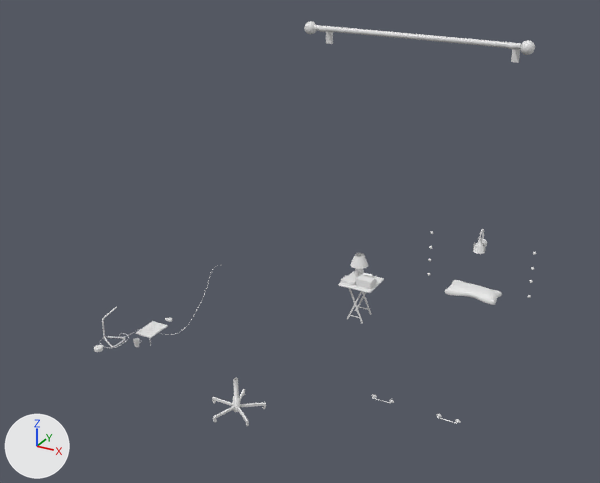
What one commit did to the glTF model public/Small/SmallModel.glb.
Both versions are drawn from a 50 mm lens placed at (2.95, -5.66, 4.23), pointed at (-0.09, -0.14, 1.47). Lighting does not change. The marker at lower left points along +X, +Y and +Z. Materials are left out; every surface is plain grey. Vertices at the same position are counted once.

Before the edit, the objects in view are built like this:
```python
me_cube_142 = bpy.data.meshes.new('Cube.142')
me_cube_142.from_pydata(...)  # 25523 vertices, 47214 faces; spans x -1.51..1.75, y -2.36..0.56, z -0.45..2.42
ob_smallbaked = bpy.data.objects.new('SmallBaked', me_cube_142)
ob_smallbaked.location = (-0.242, 1.187, 0.528)
```
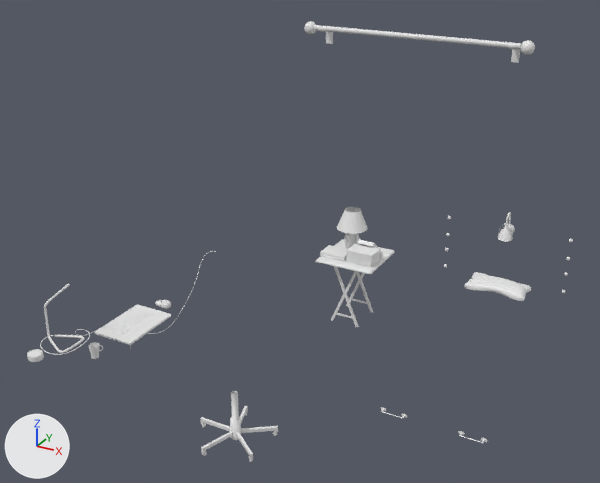
Patch to the scene script:
```diff
--- a/public/Small/SmallModel.glb.py
+++ b/public/Small/SmallModel.glb.py
@@ me_cube_142 @@
-me_cube_142.from_pydata(...)  # 25523 vertices, 47214 faces; spans x -1.51..1.75, y -2.36..0.56, z -0.45..2.42
+me_cube_142.from_pydata(...)  # 25481 vertices, 47124 faces; spans x -1.52..2.04, y -3.05..0.56, z -0.45..2.42
+# me_cube_142 part 1: the loose piece of 913 vertices spanning x -1.29..-1.21, y -2.36..-2.28, z 0.03..0.06 is scaled about its middle by 1.57, then moved by (-0.01, -0.66, 0.28)
+# me_cube_142 part 2: the loose piece of 1438 vertices spanning x 1.0..1.49, y -0.03..0.21, z 0.08..0.16 is scaled about its middle by 1.15, then moved by (0.21, 0.05, 0.09)
+# me_cube_142 part 3: the loose piece of 64 vertices spanning x 1.21..1.3, y 0.2..0.22, z 0.52..0.61 is moved by (0.21, 0.07, 0.16)
+# me_cube_142 part 4: the loose piece of 1296 vertices spanning x 1.24..1.26, y 0.12..0.22, z 0.61..0.73 is scaled about its middle by 1.15, then moved by (0.21, 0.07, 0.17)
+# me_cube_142 part 5: the loose piece of 220 vertices spanning x 1.19..1.31, y 0.07..0.18, z 0.52..0.65 is moved by (0.21, 0.06, 0.16)
+# me_cube_142 part 6: the loose piece of 34 vertices spanning x 1.2..1.3, y 0.11..0.14, z 0.53..0.65 is moved by (0.21, 0.06, 0.16)
+# me_cube_142 part 7: the loose piece of 720 vertices spanning x 0.85..1.06, y -1.37..-1.33, z -0.35..-0.32 is scaled about its middle by 1.15, then moved by (0.17, -0.17, 0.02)
+# me_cube_142 part 8: the loose piece of 720 vertices spanning x 1.43..1.64, y -1.37..-1.33, z -0.35..-0.32 is scaled about its middle by 1.15, then moved by (0.26, -0.17, 0.02)
+# me_cube_142 part 9: the loose piece of 8 vertices spanning x -0.08..0.08, y -0.06..0.06, z -0.03..-0.01 is scaled about its middle by 1.69, then moved by (-0.13, -0.07, 0.3)
+# me_cube_142 part 10: the loose piece of 8 vertices spanning x 0.09..0.25, y -0.06..0.06, z -0.01..0.01 is scaled about its middle by 1.69, then moved by (-0.01, -0.07, 0.27)
+# me_cube_142 part 11: the loose piece of 8 vertices spanning x 0.09..0.25, y -0.06..0.06, z 0.01..0.04 is scaled about its middle by 1.69, then moved by (-0.01, -0.07, 0.33)
+# me_cube_142 part 12: the loose piece of 8 vertices spanning x 0.09..0.25, y -0.06..0.06, z -0.03..-0.01 is scaled about its middle by 1.69, then moved by (-0.01, -0.07, 0.34)
+# me_cube_142 part 13: the loose piece of 8 vertices spanning x 0.11..0.21, y 0.04..0.16, z -0.04..0.07 is scaled about its middle by 1.69, then moved by (-0.01, 0.01, 0.32)
+# me_cube_142 part 14: the loose piece of 8 vertices spanning x 0.02..0.15, y -0.05..-0.04, z -0.4..-0.39 is scaled about its middle by 1.69, then moved by (-0.07, -0.1, 0.04)
+# me_cube_142 part 15: the loose piece of 8 vertices spanning x 0.02..0.15, y 0.16..0.17, z -0.4..-0.39 is scaled about its middle by 1.69, then moved by (-0.07, 0.05, 0.04)
+# me_cube_142 part 16: the loose piece of 572 vertices spanning x -0.08..0.27, y -0.12..0.24, z -0.05..-0.04 is scaled about its middle by 1.69, then moved by (-0.06, -0.02, 0.28)
+# me_cube_142 part 17: the loose piece of 348 vertices spanning x -1.5..-1.27, y -1.37..-0.39, z -0.41..0.02 is rebuilt with 327 vertices and now spans x -1.52..-1.35, y -1.5..-0.4, z -0.34..0.17
+# me_cube_142 part 18: 119 loose pieces with 17794 vertices, spanning x -1.51..0.21, y -2.26..0.25, z -0.45..0.32, are deleted
+# me_cube_142 part 19: 11748 vertices added at x -1.52..-0.76, y -2.89..-1.48, z -0.35..0.76
+# me_cube_142 part 20: 32 vertices removed from x -0.1..0.08, y -2.09..-1.78, z -0.42..-0.39; 5857 vertices added at x -0.26..0.35, y -2.58..-1.93, z -0.45..-0.01
+# me_cube_142 part 21: 200 vertices added at x -0.24..0.23, y -0.16..0.35, z -0.45..0.66
```

Pixel boxes (x1, y1, x2, y2) of what changed, in the pictures (600 x 483 px; the box of a moved part takes in the faces that stretch with it):
'SmallBaked', reshaped (23% wider, 9% taller): before (94, 21, 536, 426); after (27, 21, 573, 462)
part 1 of me_cube_142, moved or reshaped: before (94, 345, 103, 352); after (27, 349, 44, 362)
part 2 of me_cube_142, moved or reshaped: before (445, 280, 502, 305); after (465, 272, 531, 301)
part 3 of me_cube_142, moved or reshaped: before (482, 239, 487, 246); after (503, 224, 515, 233)
part 4 of me_cube_142, moved or reshaped: before (480, 229, 484, 239); after (506, 212, 511, 224)
part 5 of me_cube_142, moved or reshaped: before (473, 239, 485, 254); after (498, 224, 512, 242)
part 6 of me_cube_142, moved or reshaped: before (473, 238, 486, 252); after (498, 223, 513, 237)
part 7 of me_cube_142, moved or reshaped: before (372, 394, 394, 404); after (380, 407, 407, 419)
part 8 of me_cube_142, moved or reshaped: before (436, 414, 461, 424); after (458, 431, 488, 443)
part 9 of me_cube_142, moved or reshaped: before (341, 275, 357, 285); after (320, 245, 348, 261)
part 10 of me_cube_142, moved or reshaped: before (356, 281, 375, 287); after (347, 256, 380, 267)
part 11 of me_cube_142, moved or reshaped: before (356, 275, 376, 284); after (347, 243, 380, 260)
part 12 of me_cube_142, moved or reshaped: before (356, 283, 375, 289); after (347, 253, 380, 263)
part 13 of me_cube_142, moved or reshaped (not visible before): after (358, 243, 381, 251)
part 14 of me_cube_142, moved or reshaped (not visible before): after (336, 313, 352, 318)
part 15 of me_cube_142, moved or reshaped: before (359, 306, 368, 310); after (352, 299, 367, 304)
part 16 of me_cube_142, moved or reshaped: before (338, 271, 384, 293); after (316, 239, 395, 274)
part 17 of me_cube_142, rebuilt: before (161, 265, 218, 335); after (148, 251, 216, 334)
part 18 of me_cube_142, deleted: before (100, 253, 372, 426)
part 19 of me_cube_142, added: after (40, 283, 171, 359)
part 20 of me_cube_142, built on: before (237, 402, 266, 424); after (200, 391, 278, 462)
part 21 of me_cube_142, added: after (331, 207, 374, 327)
